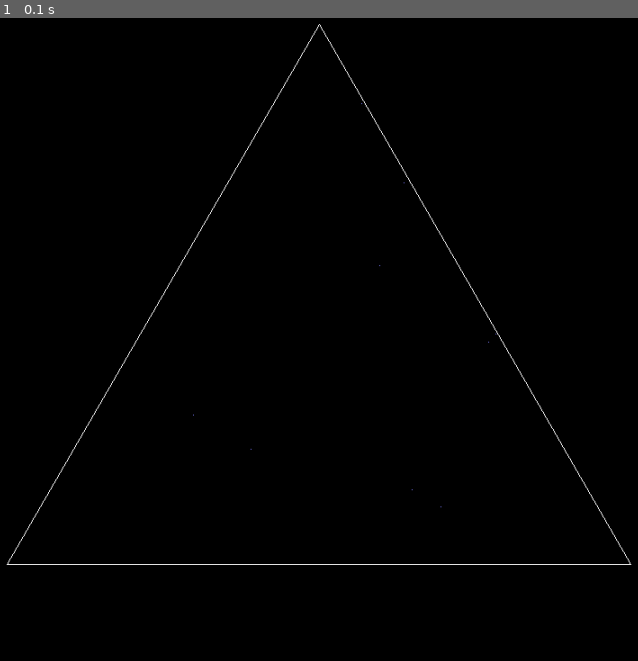
Above: before the commit, frame 1.
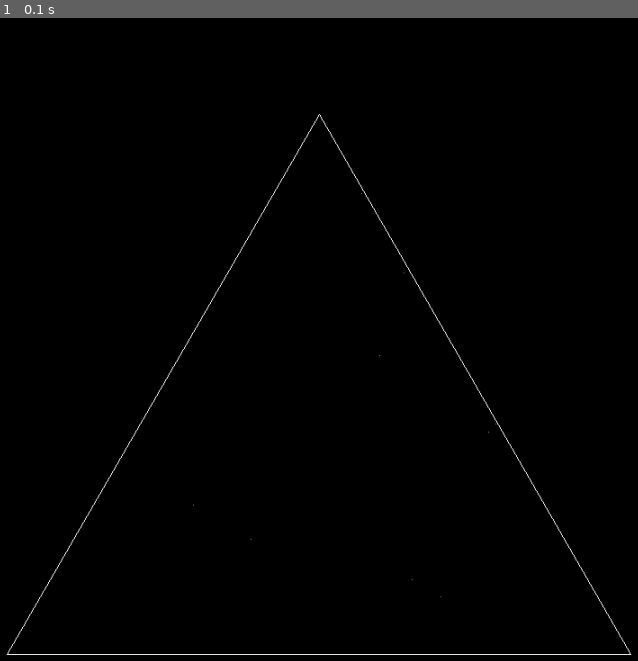
Above: after the commit, the same moment.

Repository: las-r/chaos-pygame
Game: pygame game, started from sierpinski-triangle.py
Two runs of this game, one before a commit and one after it. Both use one fixed random seed, a clock stepped at 60 frames per second and the inputs below.
Inputs:
- Up to frame 1 (0.1 s): no input

The runs differ from the first frame. In frame 1, 1.4% of the frame differs, in the area x 0-100%, y 0-100%.

Commit message:
Make the triangle look more centered on the screen

Diff:
--- a/sierpinski-triangle.py
+++ b/sierpinski-triangle.py
@@ -5,15 +5,16 @@
 import random
 
 # made by las-r on github
-# v1.0
+# v1.1
 
 # init
 pygame.init()
 
 # settings
 DW, DH = 1000, 1000
-TCX, TCY = DW // 2, DH // 2
 TSD = 400
+TCX = DW // 2
+TCY = int((DH + 0.5 * TSD) / 2)
 BGCOL = (0, 0, 0)
 TRICOL = (255, 255, 255)
 DOTCOL = (127, 127, 255)
